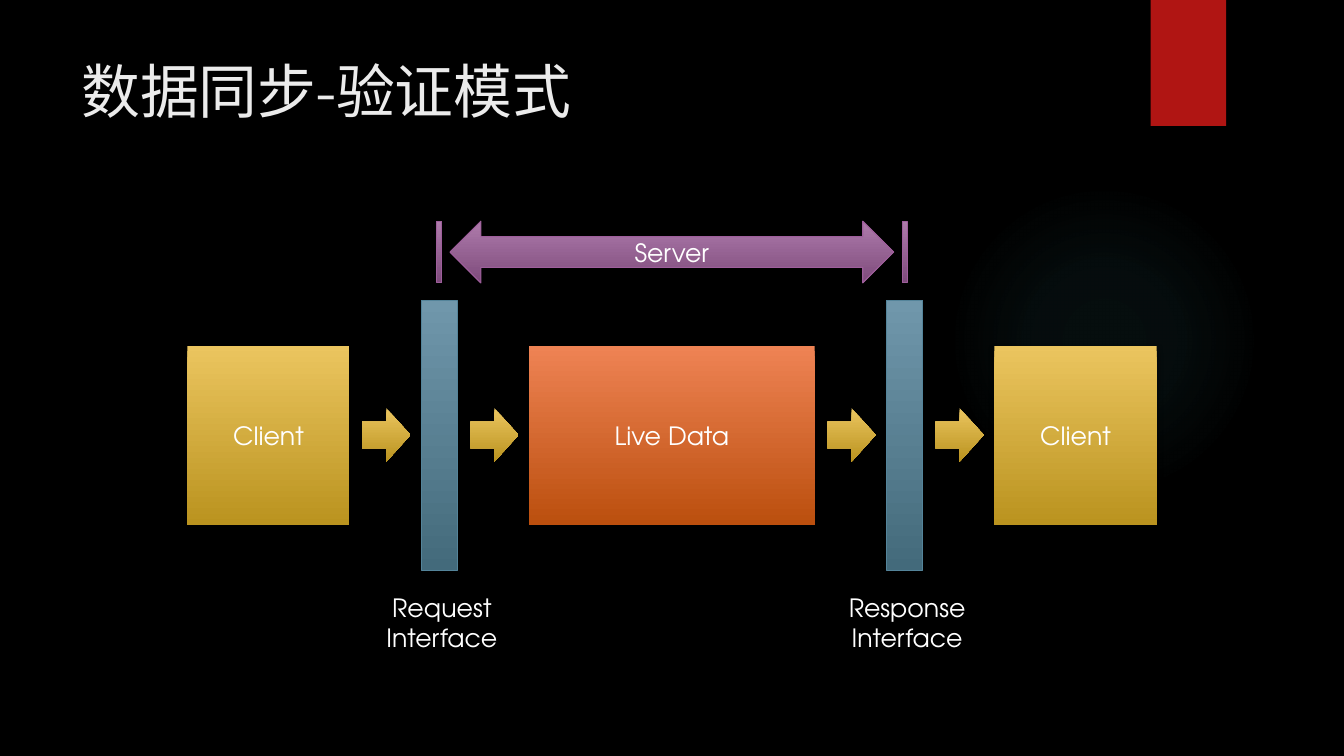
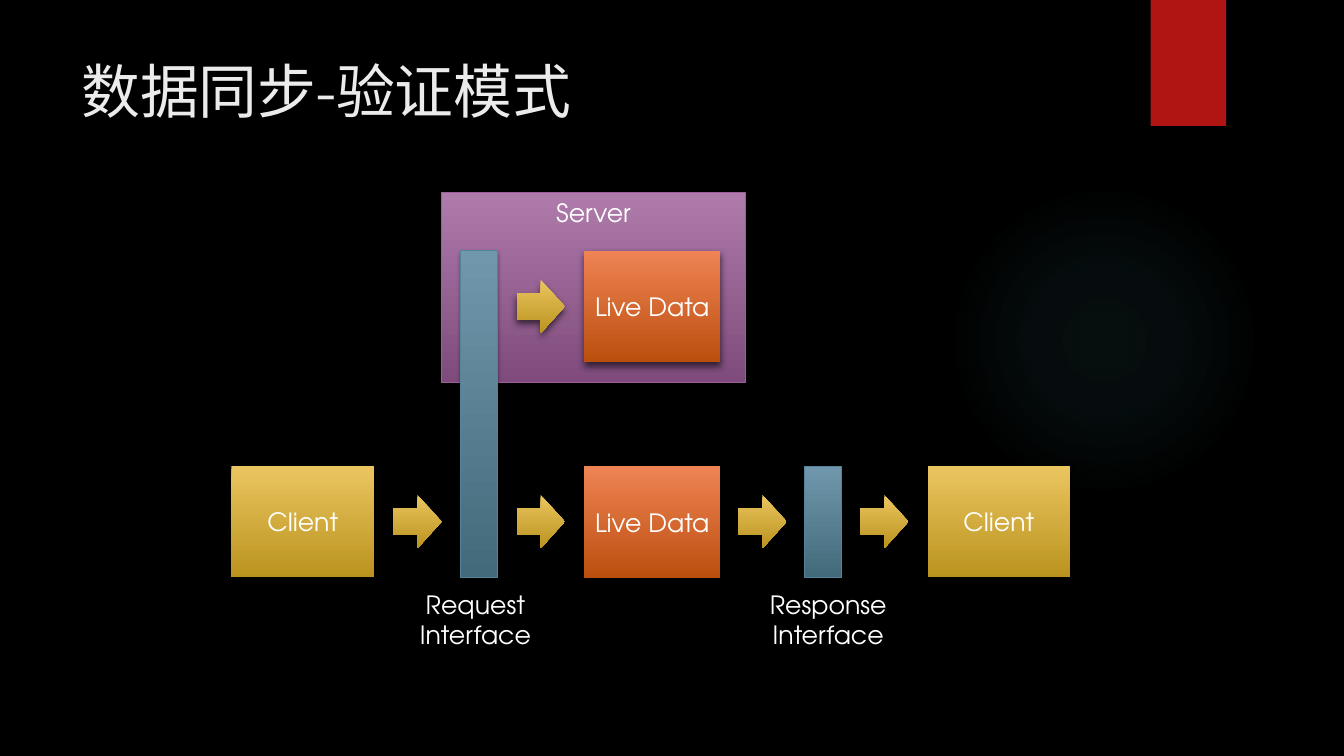
Before and after one commit to luozhishen/gameengine, a slide deck: slide 7 of Development/Documents/ZionEngine.pptx. Drawn at 1344x756 pixels with LibreOffice and Linux fonts; fonts in the diff are those of the drawing; background and template pictures are left out. Boxes give left, top, right and bottom in pixels: in the first picture for what was removed or moved away, otherwise in the second. Text is boxed around its words. In the diff, an @@ line names an element or a change of style, - is before the commit and + after.

```diff
--- a/Development/Documents/ZionEngine.pptx
+++ b/Development/Documents/ZionEngine.pptx
@@ rectangle added at (x1=442, y1=193, x2=745, y2=383), fill gradient #AF7CAC to #7F4B7C, outline #9E5E9B 0.75 pt @@
@@ text "Server" moved from (x1=450, y1=221, x2=893, y2=282) to (x1=556, y1=203, x2=631, y2=222) @@
@@ text "Server" at (x1=556, y1=203, x2=631, y2=222): vertical alignment middle to top; fill gradient #AF7CAC to #7F4B7C to none; outline #9E5E9B 0.75 pt to none; shadow off @@
@@ rectangle removed at (x1=437, y1=221, x2=442, y2=282) @@
@@ rectangle removed at (x1=902, y1=221, x2=907, y2=282) @@
@@ rectangle resized from (x1=421, y1=300, x2=458, y2=571) to (x1=461, y1=251, x2=497, y2=578) @@
@@ rectangle added at (x1=584, y1=251, x2=720, y2=363), fill gradient #EE8455 to #BC4F0E, 18 pt, text #FFFFFF @@
+Live Data
@@ right arrow moved from (x1=936, y1=408, x2=984, y2=462) to (x1=516, y1=280, x2=565, y2=334) @@
@@ rectangle "Client" resized from (x1=188, y1=346, x2=350, y2=525) to (x1=232, y1=466, x2=375, y2=578) @@
@@ rectangle "Live Data" resized from (x1=529, y1=346, x2=815, y2=525) to (x1=584, y1=467, x2=720, y2=579) @@
@@ rectangle resized from (x1=886, y1=300, x2=923, y2=571) to (x1=805, y1=467, x2=841, y2=578) @@
@@ rectangle "Client" resized from (x1=995, y1=346, x2=1157, y2=525) to (x1=928, y1=466, x2=1071, y2=578) @@
@@ right arrow moved from (x1=362, y1=408, x2=410, y2=462) to (x1=393, y1=495, x2=442, y2=548) @@
@@ right arrow moved from (x1=471, y1=408, x2=519, y2=462) to (x1=516, y1=495, x2=565, y2=548) @@
@@ right arrow moved from (x1=828, y1=408, x2=876, y2=462) to (x1=739, y1=495, x2=787, y2=548) @@
@@ right arrow added at (x1=860, y1=495, x2=908, y2=548), fill gradient #EBC65F to #BB941F @@
@@ text "Request" moved from (x1=386, y1=598, x2=497, y2=648) to (x1=420, y1=595, x2=531, y2=645) @@
@@ text "Response" moved from (x1=849, y1=598, x2=966, y2=648) to (x1=770, y1=595, x2=887, y2=645) @@
```
Also in this commit, not shown: 1 other slide changed, 2 slides added.
